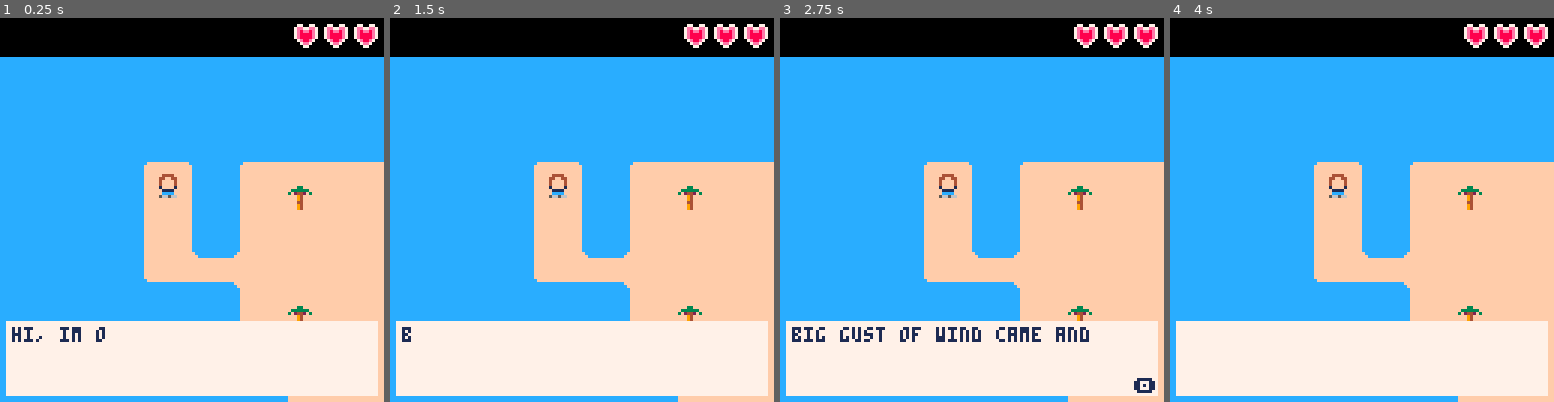
Above: before the commit, frames 1-4 (left to right).
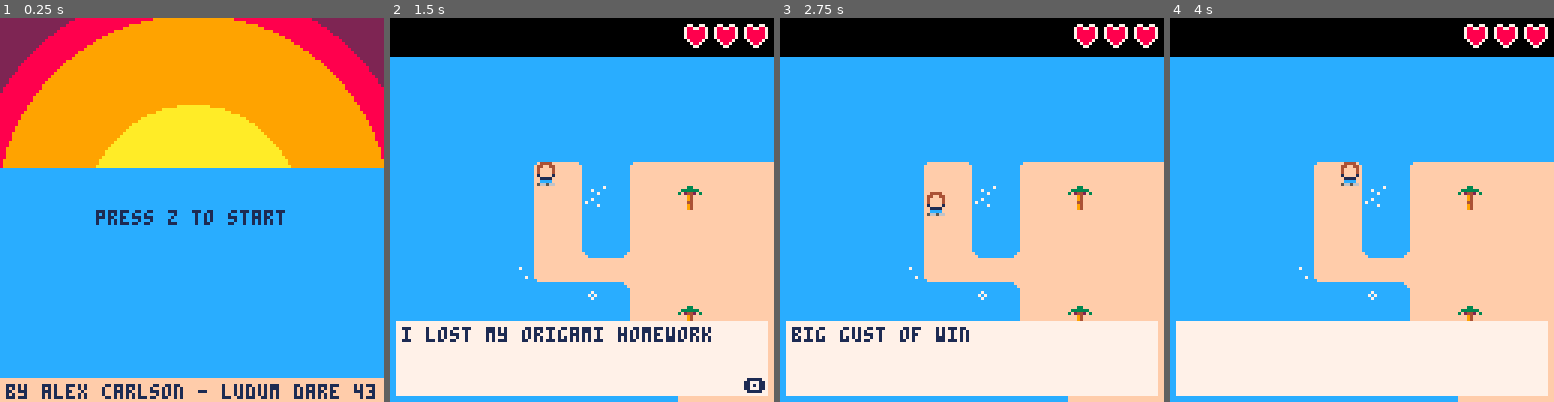
Above: after the commit, the same moments.

Repository: alex-carlson/origami-island
Game: PICO-8 cartridge ld43.p8
Same seed, same stepped clock (60 frames per second), same inputs: the game is played once before the commit and once after it.
Inputs:
- Up to frame 1 (0.25 s): no input
- Up to frame 2 (1.5 s): tap O (Z key) at 0.33, 0.7, 1.43 s; tap X (X key) at 1.07 s
- Up to frame 3 (2.75 s): hold Left 1.97-2.37 s; tap X (X key) at 2.07, 2.4, 2.73 s; tap O (Z key) at 2.22 s; hold Down from 2.42 s (still down)
- Up to frame 4 (4 s): release Down at 2.82 s; hold Right 2.87-3.53 s; tap X (X key) at 3.07, 3.4, 3.73 s; tap O (Z key) at 3.1, 3.98 s; hold Up from 3.58 s (still down)

The runs differ from the first frame. In frame 1, 79% of the frame differs, in the area x 0-100%, y 0-100%; in frame 2, 2.2%; in frame 3, 1.4%; in frame 4, 0.7%.

Commit message:
map updateS

Diff:
--- /dev/null
+++ b/blind.p8
@@ -0,0 +1,40 @@
+pico-8 cartridge // http://www.pico-8.com
+version 16
+__lua__
+
+gamestate=0
+
+p = {
+    sprite=1,
+    x=64, y=64,
+    light=5,
+    speed=2
+}
+
+obj = {
+    sprite=0,
+    x=0, y=0,
+    speed=0
+}
+
+actors = {}
+
+function _init()
+
+end
+
+function dst(o1,o2)
+    return sqrt(sqr(o1.x-o2.x)+sqr(o1.y-o2.y))
+end
+
+function closest_object()
+    foreach(actors, dst(p,actor))
+end
+
+function _update60()
+
+end
+
+function _draw()
+
+end
--- a/ld43.p8
+++ b/ld43.p8
@@ -7,15 +7,17 @@
 -- dialogue text box library by oli414. minimized.
 function dtb_init(n) dtb_q={}dtb_f={}dtb_n=3 if n then dtb_n=n end _dtb_c() end function dtb_disp(t,c)local s,l,w,h,u s …(1251 unchanged characters)…
 
-time = 120
+tick=30
 score = 0
+paused=false
 
 hoveritem = ""
 gamestate = 0
+diag=false
 
 p={
- x=12,
- y=12,
+ x=8,
+ y=8,
  w=1,
  h=1,
  speed=1,
@@ -27,6 +29,13 @@
  savey=12
 }
 
+mob={
+ x=0,y=0,
+ sprite=0,
+ speed=0,
+ dmg=1
+}
+
 inv = {}
 
 cam = {
@@ -35,15 +44,35 @@
  speed=1,
 }
 
+enemies = {}
+
 function _init()
+end
+
+function gameinit()
+ gamestate=1
+
+ for i=0,5 do
+  createmob(82,66+i,11,1,1)
+ end
+
  dtb_init(numlines)
  dtb_disp("hi, im otto")
  dtb_disp("i lost my origami homework")
  dtb_disp("big gust of wind came and blew it away")
- dtb_disp("ive got to find it before class starts")
- dtb_disp("ive got until 9am to collect them!",function()
-  gamestate=1
+ dtb_disp("ive got to find it before class starts",function()
+  diag=false
  end)
+end
+
+function createmob(sprite,x,y,speed,dmg)
+ m = {}
+ m.sprite = sprite
+ m.x = x*8
+ m.y = y*8
+ m.speed = speed
+ m.dmg = dmg
+ add(enemies,m)
 end
 
 function p:move()
@@ -55,7 +84,7 @@
  right=btn(1)
  up=btn(2)
  down=btn(3)
- use=btn(4)
+ use=btnp(4)
  cancel=btn(5)
 
  if(gamestate==1) then
@@ -76,7 +105,32 @@
   p.health -= 1
   p.x = p.savex
   p.y = p.savey
- end
+  if(p.health == 0) gamestate = 2
+ end
+
+ item = fget(mget(p.x/8,p.y/8,0))
+
+ if(item == 66) then
+  pause()
+  dtb_disp("item get!", unpause())
+ end
+end
+
+function enemies:move()
+ if(tick == 0) then
+  foreach(enemies, function(e)
+   r = rnd(2) - 1
+   r2 = rnd(2) - 1
+   e.x=e.x+r*8
+   e.y=e.y+r2*8
+  end)
+ end
+end
+
+function enemies:draw()
+ foreach(enemies, function(e)
+  spr(e.sprite,e.x,e.y,1,1)
+ end)
 end
 
 function checkitem()
@@ -87,6 +141,7 @@
  if(tostr(hoveritem) == "68") dtb_disp("i found the fish!") get_item(68)
  if(tostr(hoveritem) == "131") then dtb_disp("this boat goes to the yellow shore",function()
   teleport(45,13)
+  diag=true
  end)end
 end
 
@@ -94,6 +149,9 @@
  sfx(1)
  p.x=x*8
  p.y=y*8
+ p.savex=p.x
+ p.savey=p.y
+ diag=false
 end
 
 function get_item(object)
@@ -134,33 +192,45 @@
  camera(cam.x, cam.y)
 end
 
-function drawui()
-  rectfill(cam.x-64,cam.y-64,cam.x+128,cam.y+12,0)
-  -- print(flr(time), cam.x+2, cam.y+2, 6)
-  -- print(hoveritem, cam.x+16, cam.y+2)
-  for c=1,p.health do
-   spr(80,cam.x+88 + (c*10), cam.y+2)
-  end
-  local counter = 0
-  foreach (inv, function(item)
-   spr(item, cam.x+2+(counter * 10), cam.y+2)
-   counter += 1
-  end)
+function update_tick()
+ if(tick == 0) tick = 30
+ tick -= 1
 end
 
 function _update()
- p:update()
- dtb_update()
+ if(gamestate == 0) then
+  if(btnp(4)) gameinit()
+ end
+ if (gamestate == 1) then
+  dtb_update()
+  p:update()
+  enemies:move()
+  update_tick()
+ end
+ if (gamestate == 2) then
+
+ end
 end
 
 function _draw()
- cls(12)
- map(0,0,0,0)
- time -= (1/60)
- cam:update()
- p:draw()
- drawui()
- dtb_draw()
+ if(gamestate == 0) then
+  drawmenu()
+ end
+
+ if(gamestate == 1) then
+  cls(12)
+  map(0,0,0,0)
+  cam:update()
+  enemies:draw()
+  p:draw()
+  drawui()
+  dtb_draw()
+ end
+
+ if(gamestate == 2) then
+  cls(0)
+  print("game over", 46, 60, 8)
+ end
 end
 
 function cmap(o)
@@ -183,6 +253,40 @@
  return ct or cb
 end
 
+function pause()
+ paused=true
+end
+
+function unpause()
+ paused=false
+end
+
+function drawui()
+ rectfill(cam.x-64,cam.y-64,cam.x+128,cam.y+12,0)
+ -- print(hoveritem, cam.x+16, cam.y+2)
+ print(tick, cam.x+16, cam.y+2, white)
+ for c=1,p.health do
+  spr(80,cam.x+88 + (c*10), cam.y+2)
+ end
+ local counter = 0
+ foreach (inv, function(item)
+  spr(item, cam.x+2+(counter * 10), cam.y+2)
+  counter += 1
+ end)
+end
+
+function drawmenu()
+ rectfill(0,0,128,128,2)
+ circfill(64,64,75,8)
+ circfill(64,64,65,9)
+ circfill(64,64,35,10)
+ rectfill(0,50,128, 128, 12)
+ rectfill(0,120,128,128,15)
+
+ print("press z to start", 32, 64, 1)
+ print("by alex carlson - ludum dare 43", 2, 122)
+end
+
 
 
 
@@ -313,40 +417,40 @@
 
 
 __gff__
-0000000000000000000000000000000000000000000000000000000000000000000100000000000000000000000000000000000000000000000000000000000000000101010000000000000000000000000000000000000000000000008080800000000000000000000000800000000000000000000000000000000000800000
+0000000000000000000000000000000000000000000000000000000000000000000100000000000000000000000000000000000000000000000000000000000000000101010000000000000000000000000004000000008000000000008080800000000000000080000000800000000000000000000000000000000000800000
 0002000000000000000000000000000000000000000000000000000000000000000000000000000000000000000000000000000000000000000000000000000000000000000000000000000000000000000000000000000000000000000000000000000000000000000000000000000000000000000000000000000000000000
 __map__
 6b6b6b6b6b6b6b6b6b6b6b6b6b6b6b6b6b6b6b6b6b6b6b6b6b6b6b6b6b6b6b6b6b6b6b6b6b6b6b6b6b6b6b6b6b6b6b6b6b6b6b6b6b6b6b6b6b6b6b6b6b6b6b6b6b6b6b6b6b6b6b6b6b6b6b6b6b6b6b6b6b6b6b6b6b6b6b6b6b6b6b6b6b6b6b6b6b6b6b6b6b6b6b6b6b6b6b6b6b6b6b6b6b6b6b6b6b6b6b6b6b6b6b6b6b6b6b6b
-6b68696b6b68585858585858585858585858697a6b6b6b6b6b6b6b6b6b6b6b6b6b6b6b6b6b6b6b6b6b6b6b6b6b6b6b6b6b6b6b6b6b6b6b6b6b6b6b6b6b6b6b6b58586b6b6b6b6b6b6b6b6b6b6b6b6b6b6b6b6b6b6b6b6b6b6b6b6b6b6b6b6b6b6b6b6b6b6b6b6b6b6b6b6b6b6b6b6b585858586b6b6b6b6b6b6b6b6b6b6b6b6b
-6b58586b6b58588058585858585880585858585858697a6b6b6b6b6b6b6b6b6b6b6b6b6b6b6b6b6b6b6b6b6b6b6b6b6b6b6b6b6b6b6b6b6b6b6b6b6b6b6b5858585858585858586b6b6b6b6b6b6b6b6b6b6b6b6b6b6b6b6b6b6b6b6b6b6b6b6b6b6b6b6b6b6b6b6b6b6b6b6b6b6b5858585858586b6b6b6b6b6b6b6b6b6b6b6b
-6b58586b6b5858585858585858585858585858585858697a6b6b6b6b6b6b6b6b6b6b6b6b6b6b6b6b6b6b6b6b6b6b6b6b6b6b6b6b6b6b6b6b6b6b6b6b6b58585858585858585858586b6b6b6b6b6b6b6b6b6b6b6b6b585858585858586b6b6b6b6b6b6b6b6b6b6b6b6b6b6b585858585858585858585858586b6b6b6b6b6b6b6b
-6b58587a7c585858585858585858585858585858805858696b6b6b6b6b6b6b6b6b6b6b6b6b6b6b6b6b6b6b6b6b6b6b6b6b6b6b6b6b6b6b6b6b6b6b6b6b5858585858585858585858586b6b6b6b6b6b6b6b6b6b6b6b58585858585858586b6b6b6b6b6b6b6b6b6b585858585858585858585858585858585858586b6b6b6b6b6b
-6b78585858585858585858588058585858585858585858796b6b6b6b6b6b6b6b6b6b6b6b6b6b6b6b6b6b6b6b6b6b6b6b6b6b6b5858585858586b6b6b58585858585858585858585858586b6b6b6b6b6b6b6b6b6b6b58585843585858586b6b6b6b6b6b6b5858585858585858585858585858585858585858585858586b6b6b6b
-6b6b6b6b5c5858585858585858585858585858585858795a6b6b6b6b6b6b6b6b6b6b6b6b6b6b6b6b6b6b6b6b6b6b6b6b6b58585858585858585858585858585858585858585858585858586b6b6b6b6b6b6b6b6b6b6b585858585858586b6b6b6b5858585858585858585858585858585858585858585858585858586b6b6b6b
-6b6b6b6b6b585880585858585858585858805858836b6b6b6b6b6b6b6b6b6b6b6b6b6b6b6b6b6b6b6b6b6b6b6b6b6b6b5858585858585858585858585858585858585858585858585858585858586b6b6b6b6b6b6b6b58585858585858585858585858585858585858585858585858585858585858585858585858586b6b6b6b
-6b6b6b6b6b7858585858588058585858585858587a6b6b6b6b6b6b6b6b6b6b6b6b6b6b6b6b6b6b6b6b6b6b6b6b6b6b585858585858585858585858585858585858585858585858585858585858585858585858586b585858585858585858585858585858585858585858585858585858585858585858585858585858586b6b6b
-6b6b6b6b6b6b5c58585858585858585858585858696b6b6b6b6b6b6b6b6b6b6b6b6b6b6b6b6b6b6b6b6b6b6b6b6b585858585858585858585858585858585858585858585858585858585858585858585858585858585858585858585858585858585858585858585858585858585858585858585858585858585858586b6b6b
-6b6b6b6b6b6b6b58585858585858585858585858796b6b6b6b6b6b6b6b6b6b6b6b6b6b6b6b6b6b6b6b6b6b6b6b6b585858585858585858585858585858585858585858585858585858585858585858585858585858585858585858585858585858585858585858585858585858585858585858585858585858585858586b6b6b
-6b6b6b6b6b6b6b785858585858588058585858585a6b6b6b6b6b6b6b6b6b6b6b6b6b6b6b6b6b6b6b6b6b6b6b6b58585858585858585858585858585858585858585842585858585858585858585858585858585858585858585858585858585858585858585858585858585858585858585858585858585858585858586b6b6b
-6b6b6b6b6b6b6b5c7858585858585858585858796b6b6b6b6b6b6b6b6b6b6b6b6b6b6b6b6b6b6b6b6b6b6b6b6b58585858585858585858585858585858585858585858585858586b58585858585858585858585858585858585858585858585858585858585858585858585858585858585858585858585858585858586b6b6b
-6b6b6b6b6b6b6b6b6b5c7858585858585858795a6b6b6b6b6b6b6b6b6b6b6b6b6b6b6b6b6b6b6b6b6b6b6b6b6b5858585858585858585858585858585858585858585858586b6b6b6b6b5858585858585858585858585858585858585858585858585858585858585858585858585858585858585858585858585858586b6b6b
-6b6b6b6b6b6b6b6b6b6b6b6b6b5c7858795a6b6b6b6b6b6b6b6b6b6b6b6b6b6b6b6b6b6b6b6b6b6b6b6b6b6b6b5858585858585858585858585858585858585858585858586b6b6b6b6b6b58585858585858585858585858585858585858585858585858585858585858585858585858585858585858585844585858586b6b6b
-6b6b6b6b6b6b6b6b6b6b6b6b6b6b6b6b6b6b6b6b6b6b6b6b6b6b6b6b6b6b6b6b6b6b6b6b6b6b6b6b6b6b6b6b6b5858585858585858585858585858585858585858585858586b6b6b6b6b6b6b5858585858585858585858585858585858585858585858585858585858585858585858585858585858585858585858586b6b6b6b
-6b6b6b6b6b6b6b6b6b6b6b6b6b6b6b6b6b6b6b6b6b6b6b6b6b6b6b6b6b6b6b6b6b6b6b6b6b6b6b6b6b6b6b6b6b58585858585858585858585858585858585858585858586b6b6b6b6b6b6b6b6b6b6b5858585858585858585858585858585858585858585858585858585858585858585858585858585858585858586b6b6b6b
-6b6b6b6b6b6b6b6b6b6b6b6b6b6b6b6b6b6b6b6b6b6b6b6b6b6b6b6b6b6b6b6b6b6b6b6b6b6b6b6b6b6b6b6b6b5858585858585858585858585858585858585858586b6b6b6b6b6b6b6b6b6b6b6b6b6b5858585858585858585858585858585858585858585858585858586b5858585858585858585858585858586b6b6b6b6b
-6b6b6b6b6b6b6b6b6b6b6b6b6b6b6b6b6b6b6b6b6b6b6b6b6b6b6b6b6b6b6b6b6b6b6b6b6b6b6b6b6b6b6b6b6b5858585858585858585858585858585858586b6b6b6b6b6b6b6b6b6b6b6b6b6b6b6b6b6b58585858585858585858585858585858585858585858586b6b6b6b6b6b5858585858585858585858586b6b6b6b6b6b
-6b6b6b6b6b6b6b6b6b6b6b6b6b6b6b6b6b6b6b6b6b6b6b6b6b6b6b6b6b6b6b6b6b6b6b6b6b6b6b6b6b6b6b6b6b5858585858585858585858585858585858586b6b6b6b6b6b6b6b6b6b6b6b6b6b6b6b6b6b6b585858585858585858585858585858585858586b6b6b6b6b6b6b6b6b6b6b6b6b6b6b6b6b6b6b6b6b6b6b6b6b6b6b
-6b6b6b6b6b6b6b6b6b6b6b6b6b6b6b6b6b6b6b6b6b6b6b6b6b6b6b6b6b6b6b6b6b6b6b6b6b6b6b6b6b6b6b6b6b6b5858585858585858585858585858586b6b6b6b6b6b6b6b6b6b6b6b6b6b6b6b6b6b6b6b6b6b5858585858585858585858585858586b6b6b6b6b6b6b6b6b6b6b6b6b6b6b6b6b6b6b6b6b6b6b6b6b6b6b6b6b6b
-6b6b6b6b6b6b6b6b6b6b6b6b6b6b6b6b6b6b6b6b6b6b6b6b6b6b6b6b6b6b6b6b6b6b6b6b6b6b6b6b6b6b6b6b6b6b6b6b58585858585858585858586b6b6b6b6b6b6b6b6b6b6b6b6b6b6b6b6b6b6b6b6b6b6b6b6b58585858585858585858586b6b6b6b6b6b6b6b6b6b6b6b6b6b6b6b6b6b6b6b6b6b6b6b6b6b6b6b6b6b6b6b6b
-6b6b6b6b6b6b6b6b6b6b6b6b6b6b6b6b6b6b6b6b6b6b6b6b6b6b6b6b6b6b6b6b6b6b6b6b6b6b6b6b6b6b6b6b6b6b6b6b6b6b6b6b6b6b6b6b6b6b6b6b6b6b6b6b6b6b6b6b6b6b6b6b6b6b6b6b6b6b6b6b6b6b6b6b6b6b585858585858586b6b6b6b6b6b6b6b6b6b6b6b6b6b6b6b6b6b6b6b6b6b6b6b6b6b6b6b6b6b6b6b6b6b6b
-6b6b6b6b6b6b6b6b6b6b6b6b6b6b6b6b6b6b6b6b6b6b6b6b6b6b6b6b6b6b6b6b6b6b6b6b6b6b6b6b6b6b6b6b6b6b6b6b6b6b6b6b6b6b6b6b6b6b6b6b6b6b6b6b6b6b6b6b6b6b6b6b6b6b6b6b6b6b6b6b6b6b6b6b6b6b6b6b6b6b6b6b6b6b6b6b6b6b6b6b6b6b6b6b6b6b6b6b6b6b6b6b6b6b6b6b6b6b6b6b6b6b6b6b6b6b6b6b
-6b6b6b6b6b6b6b6b6b6b6b6b6b6b6b6b6b6b6b6b6b6b6b6b6b6b6b6b6b6b6b6b6b6b6b6b6b6b6b6b6b6b6b6b6b6b6b6b6b6b6b6b6b6b6b6b6b6b6b6b6b6b6b6b6b6b6b6b6b6b6b6b6b6b6b6b6b6b6b6b6b6b6b6b6b6b6b6b6b6b6b6b6b6b6b6b6b6b6b6b6b6b6b6b6b6b6b6b6b6b6b6b6b6b6b6b6b6b6b6b6b6b6b6b6b6b6b6b
-6b6b6b6b6b6b6b6b6b6b6b6b6b6b6b6b6b6b6b6b6b6b6b6b6b6b6b6b6b6b6b6b6b6b6b6b6b6b6b6b6b6b6b6b6b6b6b6b6b6b6b6b6b6b6b6b6b6b6b6b6b6b6b6b6b6b6b6b6b6b6b6b6b6b6b6b6b6b6b6b6b6b6b6b6b6b6b6b6b6b6b6b6b6b6b6b6b6b6b6b6b6b6b6b6b6b6b6b6b6b6b6b6b6b6b6b6b6b6b6b6b6b6b6b6b6b6b6b
-6b6b6b6b6b6b6b6b6b6b6b6b6b6b6b6b6b6b6b6b6b6b6b6b6b6b6b6b6b6b6b6b6b6b6b6b6b6b6b6b6b6b6b6b6b6b6b6b6b6b6b6b6b6b6b6b6b6b6b6b6b6b6b6b6b6b6b6b6b6b6b6b6b6b6b6b6b6b6b6b6b6b6b6b6b6b6b6b6b6b6b6b6b6b6b6b6b6b6b6b6b6b6b6b6b6b6b6b6b6b6b6b6b6b6b6b6b6b6b6b6b6b6b6b6b6b6b6b
-6b6b6b6b6b6b6b6b6b6b6b6b6b6b6b6b6b6b6b6b6b6b6b6b6b6b6b6b6b6b6b6b6b6b6b6b6b6b6b6b6b6b6b6b6b6b6b6b6b6b6b6b6b6b6b6b6b6b6b6b6b6b6b6b6b6b6b6b6b6b6b6b6b6b6b6b6b6b6b6b6b6b6b6b6b6b6b6b6b6b6b6b6b6b6b6b6b6b6b6b6b6b6b6b6b6b6b6b6b6b6b6b6b6b6b6b6b6b6b6b6b6b6b6b6b6b6b6b
-6b6b6b6b6b6b6b6b6b6b6b6b6b6b6b6b6b6b6b6b6b6b6b6b6b6b6b6b6b6b6b6b6b6b6b6b6b6b6b6b6b6b6b6b6b6b6b6b6b6b6b6b6b6b6b6b6b6b6b6b6b6b6b6b6b6b6b6b6b6b6b6b6b6b6b6b6b6b6b6b6b6b6b6b6b6b6b6b6b6b6b6b6b6b6b6b6b6b6b6b6b6b6b6b6b6b6b6b6b6b6b6b6b6b6b6b6b6b6b6b6b6b6b6b6b6b6b6b
-6b6b6b6b6b6b6b6b6b6b6b6b6b6b6b6b6b6b6b6b6b6b6b6b6b6b6b6b6b6b6b6b6b6b6b6b6b6b6b6b6b6b6b6b6b6b6b6b6b6b6b6b6b6b6b6b6b6b6b6b6b6b6b6b6b6b6b6b6b6b6b6b6b6b6b6b6b6b6b6b6b6b6b6b6b6b6b6b6b6b6b6b6b6b6b6b6b6b6b6b6b6b6b6b6b6b6b6b6b6b6b6b6b6b6b6b6b6b6b6b6b6b6b6b6b6b6b6b
-6b6b6b6b6b6b6b6b6b6b6b6b6b6b6b6b6b6b6b6b6b6b6b6b6b6b6b6b6b6b6b6b6b6b6b6b6b6b6b6b6b6b6b6b6b6b6b6b6b6b6b6b6b6b6b6b6b6b6b6b6b6b6b6b6b6b6b6b6b6b6b6b6b6b6b6b6b6b6b6b6b6b6b6b6b6b6b6b6b6b6b6b6b6b6b6b6b6b6b6b6b6b6b6b6b6b6b6b6b6b6b6b6b6b6b6b6b6b6b6b6b6b6b6b6b6b6b6b
-6b6b6b6b6b6b6b6b6b6b6b6b6b6b6b6b6b6b6b6b6b6b6b6b6b6b6b6b6b6b6b6b6b6b6b6b6b6b6b6b6b6b6b6b6b6b6b6b6b6b6b6b6b6b6b6b6b6b6b6b6b6b6b6b6b6b6b6b6b6b6b6b6b6b6b6b6b6b6b6b6b6b6b6b6b6b6b6b6b6b6b6b6b6b6b6b6b6b6b6b6b6b6b6b6b6b6b6b6b6b6b6b6b6b6b6b6b6b6b6b6b6b6b6b6b6b6b6b
-
-
+6b68696b6b68585858585858585858585858697a6b6b6b6b6b6b6b6b6b6b6b6b6b6b6b6b6b6b6b6b6b6b6b6b6b6b6b6b6b6b6b6b6b6b6b6b6b6b6b6b6b6b6b7c68697a6b6b6b6b6b6b6b6b6b6b6b6b6b6b6b6b6b6b6b6b6b6b6b6b6b6b6b6b6b6b6b6b6b6b6b6b6b6b6b6b6b6b6b7c685858697a6b6b6b6b6b6b6b6b6b6b6b6b
+6b5858306b58588058585858585880585858585858697a6b6b6b6b6b6b6b6b6b6b6b6b6b6b6b6b6b6b6b6b6b6b6b6b6b6b6b6b6b6b6b6b6b6b6b6b6b6b7c6858585858585858697a6b6b6b6b6b6b6b6b6b6b6b6b6b6b6b6b6b6b6b6b6b6b6b6b6b6b6b6b6b6b6b6b6b6b6b6b6b7c6858585858697a6b6b6b6b6b6b6b6b6b6b6b
+6b58586b6b5858585858585858585858585858585858697a6b6b6b6b6b6b6b6b6b6b6b6b6b6b6b6b6b6b6b6b6b6b6b6b6b6b6b6b6b6b6b6b6b6b6b336b68585858585858585858697a6b6b6b6b306b6b6b6b6b6b6b575858585858697a6b6b6b6b6b6b6b6b6b6b6b6b6b7c685858585858585858585858697a6b6b6b6b6b6b6b
+6b58587a7c585858585858585858585858585858805858696b6b6b6b6b6b6b6b6b6b6b6b6b6b6b6b6b6b6b6b6b6b6b6b6b6b6b6b6b6b6b6b6b6b6b6b7c5858585857575757675858697a6b6b6b6b6b6b306b6b6b6b57585858585858696b6b6b6b6b6b6b6b6b7c685858585858585858585858585858585858697a6b6b6b6b6b
+3378585858585858585858588058585858585858585858796b6b6b6b6b6b6b6b6b6b6b6b6b6b6b6b6b6b6b6b6b6b6b6b6b6b6b5757575757697a6b7c68585858675757575757575858697a6b6b6b6b6b6b6b6b6b6b57675843585858586b6b6b6b6b6b7c6858585858585858585858585858585858585858585858696b6b6b6b
+6b6b6b225c5858585858585858585858585858585858795a6b6b6b6b6b6b6b6b6b6b6b6b6b6b6b6b6b6b6b6b6b6b6b6b6b57575757575767585858585858586757575757575757585858697a6b6b6b6b6b6b6b6b6b6b676758585858587a6b6b7c6858585858585858585858585858585858585858585858585858586b6b6b6b
+6b6b6b6b6b585880585858585858585858805858836b6b6b6b6b6b6b6b6b6b6b6b6b6b6b6b6b6b6b6b6b6b6b6b6b6b6b5757575757575767585858585858586757575757575757675858585858697a6b6b6b6b6b6b7c58586767585858585858585858585858585858585858585858585858585858585858585858587a6b6b6b
+6b6b6b6b6b7858585858588058585858585858587a6b6b6b6b6b6b6b6b6b6b6b6b6b6b6b6b6b6b6b6b6b6b6b336b7c686757575757575767585858585858585857575757575767585858585858585858585858697a685858586758585858585858585858585858585858585858585858585858585858585858585858696b6b6b
+6b226b6b6b6b5c58585858585858585858585858696b6b6b6b6b6b6b6b6b6b6b6b6b6b6b6b6b6b6b6b6b6b6b6b6b685867575757575757675858585858585858586767575767585858585858585858585858585858585858586767675858585858585858585858585858585858585858585858585858585858585858586b6b6b
+6b6b6b6b6b226b58585858585858585858585858796b6b6b6b6b6b6b6b6b6b6b6b6b6b6b6b6b6b6b6b6b6b6b6b7c585858675757575767585858585858585858585858585858585858585858585858585858585858586767676767675858585858585858585858585858585858585858585858585858585858585858586b6b6b
+6b6b6b6b6b6b6b785858585858588058585858585a6b6b6b6b6b6b6b6b6b6b6b6b6b6b6b6b6b6b6b6b6b6b6b6b68585858586757575758585858585858585858585842585858585858585858585857575757575757576767676767676767585858585858585858585858585858585858585858585858585858585858586b6b6b
+6b6b6b6b6b6b6b5c7858585858585858585858796b6b6b6b6b6b6b6b6b6b6b6b6b6b6b6b6b6b6b6b6b6b6b6b6b58585858585858585858585858585858585858585858585858795a78585858585857575757575757576767676767676767585858585858585858585858585858585858585858585858585858585858586b6b6b
+6b6b6b6b6b6b6b6b6b5c7858585858585858795a6b6b6b6b6b6b6b6b6b6b6b6b6b6b6b6b6b6b6b6b6b306b6b6b5858585858585858585858585858585858585858585858585a6b6b6b5c7858585858585858676757576767585867676767585858585858585858585858585858585858585858585858585858585858586b6b6b
+6b6b6b6b6b6b6b6b6b6b6b6b6b5c7858795a6b6b6b6b6b6b6b6b6b6b6b6b6b6b6b6b6b6b6b6b6b6b6b6b6b6b6b5858585858585858585858585858585858585858585858586b6b6b6b6b5c78585858585858586757576758585867676758585858585858585858585858585858585858585858585858585844585858796b6b6b
+6b6b6b6b6b6b6b6b6b6b6b6b6b6b6b6b6b6b6b6b6b6b6b6b6b6b6b6b6b6b6b6b6b6b6b6b6b6b6b6b6b6b6b6b6b5858585858585858585858585858585858585858585858796b6b6b6b6b6b5c7858585858585858575767585858586767585858585858585858585858585858585858585858585858585858585858585a6b6b6b
+6b6b6b6b6b6b6b6b6b6b6b6b6b6b6b6b6b6b6b6b6b6b6b6b6b6b6b6b6b6b6b6b6b6b6b6b6b6b6b6b6b6b6b6b6b58585858585858585858585858585858585858585858795a6b6b6b6b6b6b6b6b6b5c7858585858575758585858585858585858585858585858585858585858585858585858585858585858585858796b6b6b6b
+6b6b6b6b6b6b6b6b6b6b6b6b6b6b6b6b6b6b6b6b6b6b6b6b6b6b6b6b6b6b6b6b6b6b6b6b6b6b6b336b6b6b6b6b5858585858585867576767676767676757575767675a6b6b6b6b6b6b306b6b6b6b6b5c7858585858675858585858585858585858585858585858585858795a7858585858585858585858585858795a6b6b6b6b
+6b6b6b6b6b6b6b6b6b6b6b6b6b6b6b6b6b6b6b6b6b6b6b6b6b6b6b6b6b6b6b6b6b6b6b6b6b6b6b6b6b6b6b6b6b5858585858585867575757575757575757576b6b6b6b6b6b6b6b6b6b6b6b6b6b6b6b6b5c78585858585858585858585858585858585858585858795a6b6b6b6b5c7858585858585858585858795a6b6b6b6b6b
+6b6b6b6b6b6b6b6b6b6b6b6b6b6b6b6b6b6b6b6b6b6b6b6b6b6b6b6b6b6b6b6b6b6b6b6b6b6b6b6b6b6b6b306b7858585858586757575757575757575757576b6b6b6b6b6b6b6b6b6b6b6b6b6b6b6b6b6b5c785858585858585858585867675858585858795a6b6b6b6b6b6b6b6b6b6b6b6b6b6b6b6b6b6b6b6b6b6b6b6b6b6b
+6b6b6b6b6b6b6b6b6b6b6b6b6b6b6b6b6b6b6b6b6b6b6b6b6b6b6b6b6b6b6b6b6b6b6b6b6b6b6b6b6b6b6b6b6b5c7858585858675757575757575757576b6b6b6b6b6b6b6b306b6b6b6b6b6b6b6b6b6b6b6b5c7858585858585858586767675858795a6b6b6b6b6b6b6b6b6b6b6b6b6b6b6b6b6b6b6b6b6b6b6b6b6b6b6b6b6b
+6b6b6b6b6b6b6b6b6b6b6b6b6b6b6b6b6b6b6b6b6b6b6b6b6b6b6b6b6b6b6b6b6b6b6b6b6b6b6b6b6b6b6b6b6b6b6b5c78586757575757575757576b6b6b6b6b6b6b6b6b6b6b6b6b336b6b6b6b6b6b6b6b6b6b5c78585858585858676758795a6b6b6b6b6b6b6b6b6b6b6b6b6b6b6b6b6b6b6b6b6b6b6b6b6b6b6b6b6b6b6b6b
+6b6b6b6b6b6b6b6b6b6b6b6b6b6b6b6b6b6b6b6b6b6b6b6b6b6b6b6b6b6b6b6b6b6b6b6b6b6b6b6b6b6b6b6b6b6b6b6b6b6b6b6b6b6b6b6b6b6b6b6b6b6b6b6b6b6b6b6b6b6b6b6b6b6b6b6b6b6b336b6b6b6b6b6b5c785858585858795a6b6b6b6b6b6b6b6b6b6b6b6b6b6b6b6b6b6b6b6b6b6b6b6b6b6b6b6b6b6b6b6b6b6b
+6b6b6b6b6b6b6b6b6b6b6b6b6b6b6b6b6b6b6b6b6b6b6b6b6b6b6b6b6b6b6b6b6b6b6b6b6b6b6b6b6b6b6b6b6b6b6b6b6b6b6b6b6b6b6b6b6b6b6b6b6b6b6b6b6b6b6b6b6b6b6b6b6b6b6b6b6b6b6b6b6b6b6b6b6b6b6b6b6b6b6b6b6b6b6b6b6b6b6b6b6b6b6b6b6b6b6b6b6b6b6b6b6b6b6b6b6b6b6b6b6b6b6b6b6b6b6b6b
+6b6b6b6b6b6b6b6b6b6b6b6b6b6b6b6b6b6b6b6b6b6b6b6b6b6b6b6b6b6b6b6b6b6b6b6b6b6b6b6b6b6b6b6b6b6b6b6b6b6b6b6b6b6b6b6b6b6b6b6b6b6b6b6b6b6b6b6b6b6b6b6b6b6b6b6b6b6b6b6b6b6b6b6b6b6b6b6b6b6b6b6b6b6b6b6b6b6b6b6b6b6b6b6b6b6b6b6b6b6b6b6b6b6b6b6b6b6b6b6b6b6b6b6b6b6b6b6b
+6b6b6b6b6b6b6b6b6b6b6b6b6b6b6b6b6b6b6b6b6b6b6b6b6b6b6b6b6b6b6b6b6b6b6b6b6b6b6b6b6b6b6b6b6b6b6b6b6b6b6b6b6b6b6b6b6b6b6b6b6b6b6b6b6b6b6b6b6b6b6b6b6b6b6b6b6b6b6b6b6b336b6b6b6b6b6b6b6b6b6b6b6b6b6b6b6b6b6b6b6b6b6b6b6b6b6b6b6b6b6b6b6b6b6b6b6b6b6b6b6b6b6b6b6b6b6b
+6b6b6b6b6b6b6b6b6b6b6b6b6b6b6b6b6b6b6b6b6b6b6b6b6b6b6b6b6b6b6b6b6b6b6b6b6b6b6b6b6b6b6b6b6b6b6b6b6b6b6b6b6b6b6b6b6b6b6b6b6b6b6b6b6b6b6b6b6b6b6b6b6b6b6b6b6b6b6b6b6b6b6b6b6b6b6b336b6b6b6b6b6b6b6b6b6b6b6b6b6b6b6b6b6b6b6b6b6b6b6b6b6b6b6b6b6b6b6b6b6b6b6b6b6b6b6b
+6b6b6b6b6b6b6b6b6b6b6b6b6b6b6b6b6b6b6b6b6b6b6b6b6b6b6b6b6b6b6b6b6b6b6b6b6b6b6b6b6b6b6b6b6b6b6b6b6b6b6b6b6b6b6b6b6b6b6b6b6b6b6b6b6b6b6b6b6b6b6b6b6b6b6b6b6b6b6b6b6b6b6b6b6b6b6b6b6b6b6b6b6b6b6b6b6b6b6b6b6b6b6b6b6b6b6b6b6b6b6b6b6b6b6b6b6b6b6b6b6b6b6b6b6b6b6b6b
+6b6b6b6b6b6b6b6b6b6b6b6b6b6b6b6b6b6b6b6b6b6b6b6b6b6b6b6b6b6b6b6b6b6b6b6b6b6b6b6b6b6b6b6b6b6b6b6b6b6b6b6b6b6b6b6b6b6b6b6b6b6b6b6b6b6b6b6b6b6b6b6b6b6b6b6b6b6b6b6b6b6b6b6b6b6b6b6b6b6b6b6b6b6b6b6b6b6b6b6b6b6b6b6b6b6b6b6b6b6b6b6b6b6b6b6b6b6b6b6b6b6b6b6b6b6b6b6b
+6b6b6b6b6b6b6b6b6b6b6b6b6b6b6b6b6b6b6b6b6b6b6b6b6b6b6b6b6b6b6b6b6b6b6b6b6b6b6b6b6b6b6b6b6b6b6b6b6b6b6b6b6b6b6b6b6b6b6b6b6b6b6b6b6b6b6b6b6b6b6b6b6b6b6b6b6b6b6b6b6b6b6b6b6b6b6b6b6b6b6b6b6b6b6b6b6b6b6b6b6b6b6b6b6b6b6b6b6b6b6b6b6b6b6b6b6b6b6b6b6b6b6b6b6b6b6b6b
+6b6b6b6b6b6b6b6b6b6b6b6b6b6b6b6b6b6b6b6b6b6b6b6b6b6b6b6b6b6b6b6b6b6b6b6b6b6b6b6b6b6b6b6b6b6b6b6b6b6b6b6b6b6b6b6b6b6b6b6b6b6b6b6b6b6b6b6b6b6b6b6b6b6b6b6b6b6b6b6b6b6b6b6b6b6b6b6b6b6b6b6b6b6b6b6b6b6b6b6b6b6b6b6b6b6b6b6b6b6b6b6b6b6b6b6b6b6b6b6b6b6b6b6b6b6b6b6b
+6b6b6b6b6b6b6b6b6b6b6b6b6b6b6b6b6b6b6b6b6b6b6b6b6b6b6b6b6b6b6b6b6b6b6b6b6b6b6b6b6b6b6b6b6b6b6b6b6b6b336b6b6b6b6b6b6b6b6b6b6b6b6b6b6b6b6b6b6b6b6b6b6b6b6b6b6b6b6b6b6b6b6b6b6b6b6b6b6b6b6b6b6b6b6b6b6b6b6b6b6b6b6b6b6b6b6b6b6b6b6b6b6b6b6b6b6b6b6b6b6b6b6b6b6b6b6b
+
+
Not shown, changed: 48 lines of the sprite sheet (__gfx__) section of ld43.p8
